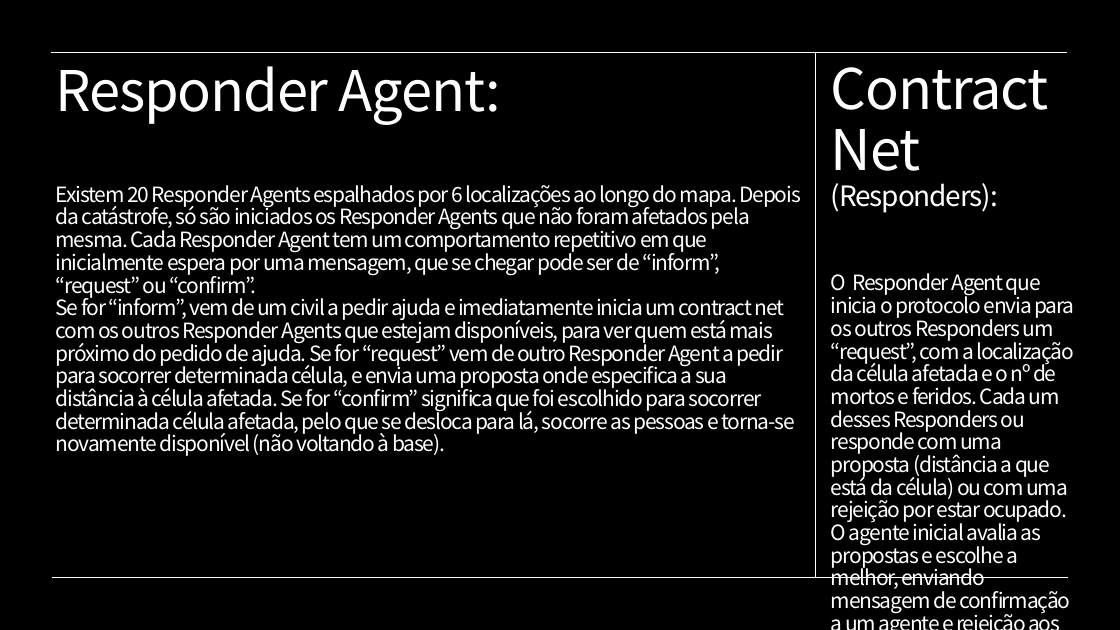
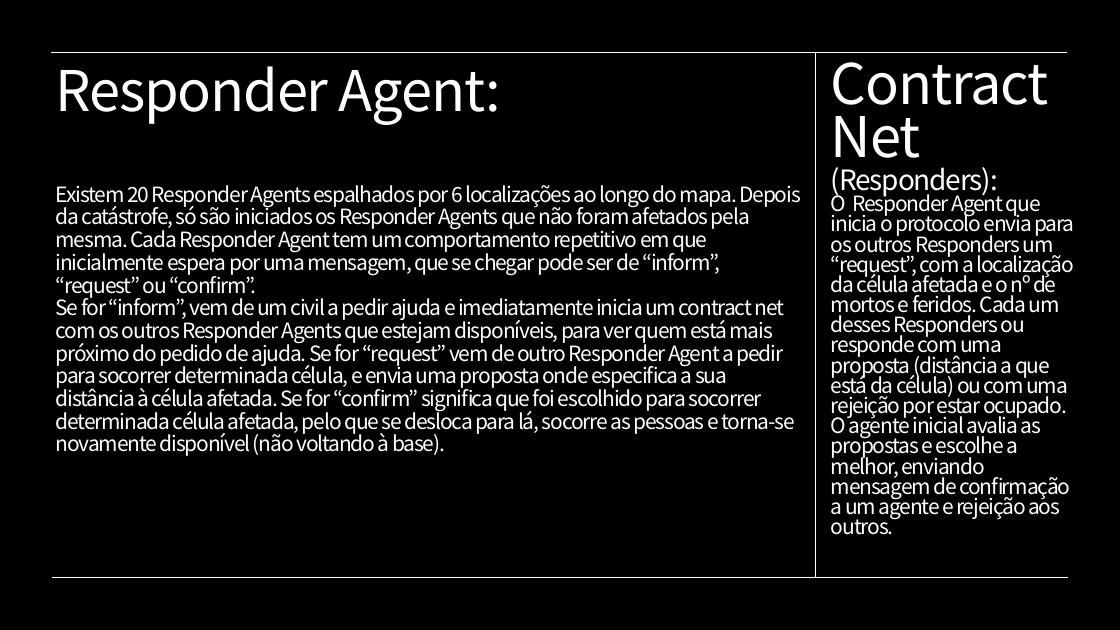
Before and after one commit to gabrielasimon21/ISIA-1, a slide deck: slide 4 of ISIA Presentation.pptx. Drawn at 1120x630 pixels with LibreOffice and Linux fonts; fonts in the diff are those of the drawing; background and template pictures are left out; a plain dark background stands for a picture behind light text. Boxes give left, top, right and bottom in pixels: in the first picture for what was removed or moved away, otherwise in the second. Text is boxed around its words. In the diff, an @@ line names an element or a change of style, - is before the commit and + after.

```diff
--- a/ISIA Presentation.pptx
+++ b/ISIA Presentation.pptx
@@ text "Contract Net (Responders):" at box(831, 52, 1074, 535): line spacing 0.9 to 0.8 @@
```
Also in this commit, not shown: 5 other slides changed.
